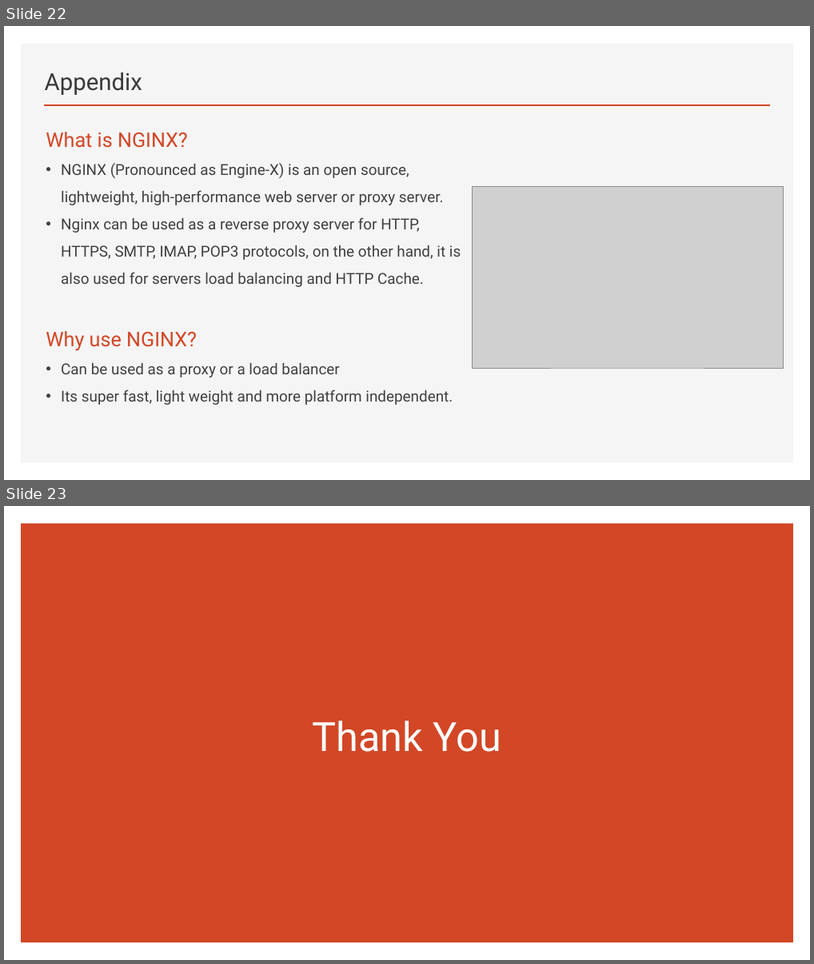
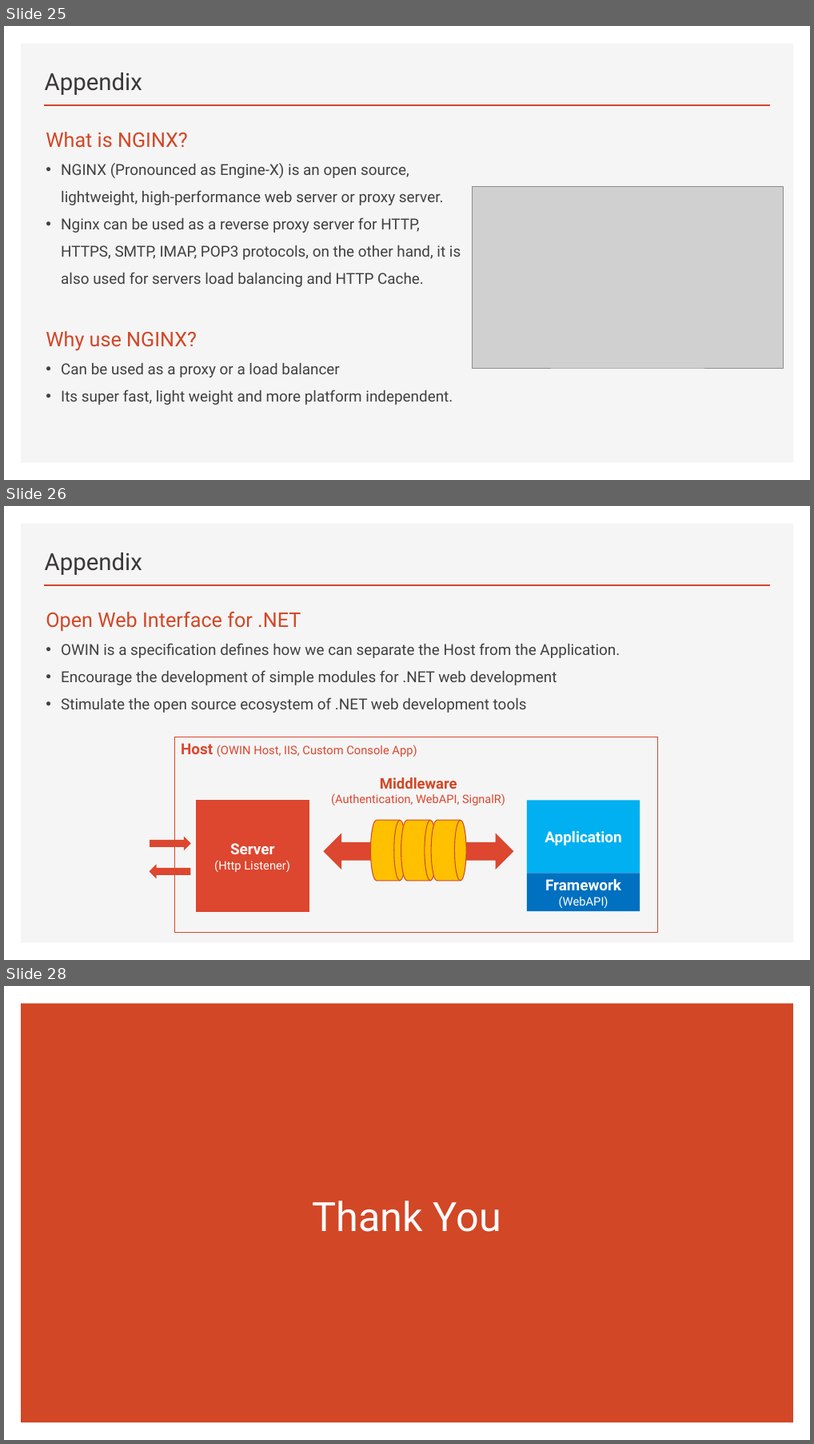
Before and after one commit to brianperera/EasyMaintain, a slide deck: Documents/MicroServices.pptx. Shown one above the other, each under a label of ours: slides 22 and 23 before the commit, slides 25, 26 and 28 after it; the slides between them are not shown. The pictures are 814x964 and 814x1444 pixels, drawn with LibreOffice and Linux fonts; fonts in the diff are those of the drawing; grey boxes stand for pictures. Boxes give left, top, right and bottom in pixels: in the first picture for what was removed or moved away, otherwise in the second. Text is boxed around its words. In the diff, an @@ line names an element or a change of style, - is before the commit and + after.

```diff
--- a/Documents/MicroServices.pptx
+++ b/Documents/MicroServices.pptx
@@ slide 26 added at (4, 506, 810, 960), background #FFFFFF; not listed: 2 template elements that a slide beside it also shows @@
@@ title added at (45, 552, 142, 575), 28 pt, text #3B3838 @@
+Appendix
@@ text added at (46, 612, 620, 712), 18 pt, text #404040 @@
+Open Web Interface for .NET
+• OWIN is a specification defines how we can separate the Host from the Application.
+• Encourage the development of simple modules for .NET web development
+• Stimulate the open source ecosystem of .NET web development tools
@@ rectangle added at (175, 736, 658, 932), outline #DD462F 1 pt, 14 pt, text #DD462F @@
+Host (OWIN Host, IIS, Custom Console App)
@@ text added at (331, 777, 506, 805), 13.9 pt, text #DD462F @@
+Middleware
+(Authentication, WebAPI, SignalR)
@@ rectangle added at (196, 800, 310, 911), fill #DD462F, outline #DD462F 1 pt, 14 pt, text #FFFFFF @@
+Server
+(Http Listener)
@@ rectangle added at (527, 800, 641, 872), fill #00B0F0, 18 pt, text #FFFFFF, bold @@
+Application
@@ right arrow added at (150, 836, 191, 851), fill #DD462F @@
@@ up down arrow added at (324, 833, 514, 869), fill #DD462F @@
@@ flow chart magnetic drum added at (370, 820, 406, 880), fill #FFC000, outline #D24726 1 pt @@
@@ flow chart magnetic drum added at (402, 820, 437, 880), fill #FFC000, outline #D24726 1 pt @@
@@ flow chart magnetic drum added at (432, 820, 466, 880), fill #FFC000, outline #D24726 1 pt @@
@@ right arrow added at (149, 864, 190, 879), fill #DD462F @@
@@ rectangle added at (527, 872, 641, 911), fill #0070C0, 18 pt, text #FFFFFF, bold @@
+Framework
+(WebAPI)
@@ what was slide 22 is now slide 25 @@
@@ what was slide 23 is now slide 28 @@
```
Also in this commit, not shown: 9 slides changed, 5 other slides added, 1 slide removed.
